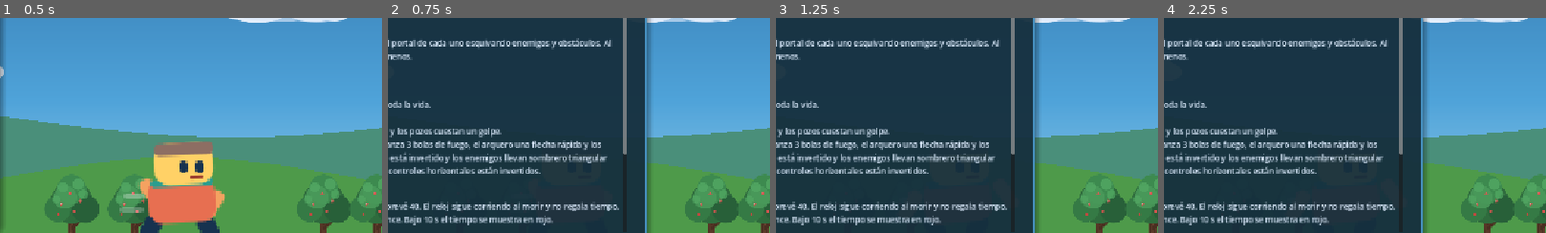
Above: before the commit, frames 1-4 (left to right).
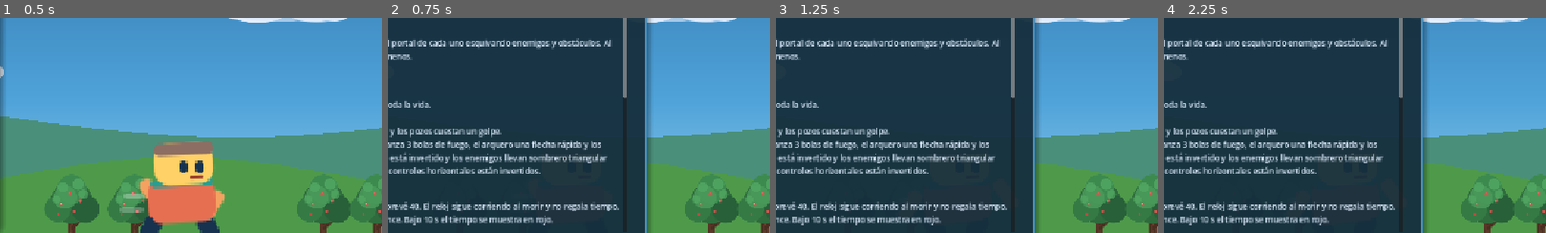
Above: after the commit, the same moments.

Repository: francoNicolasAlvarez/Plataformero_editable
Game: Godot game, scene res://scenes/ui/main_menu.tscn
Same seed, same stepped clock (60 frames per second), same inputs: the game is played once before the commit and once after it.
Inputs:
- Up to frame 1 (0.5 s): no input
- Up to frame 2 (0.75 s): click "CÓMO JUGAR" at 0.5 s
- Up to frame 3 (1.25 s): no input
- Up to frame 4 (2.25 s): click "VOLVER" at 1.25 s; click "CÓMO JUGAR" at 2 s
The pictures show only the part of the screen within x 50-100%, y 36-86%; the shares and areas given below are measured in that part.

Frame 1 is identical in both runs. In frame 2, 0.3% of the frame differs, in the area x 61-63%, y 36-64%; in frame 3, 0.3%; in frame 4, 0.3%.

Commit message:
Mundo 6: sonidos propios e instrucciones de botones, objetos y salidas
Co-Authored-By: Claude Sonnet 5.5 <noreply@anthropic.com>

Diff:
--- a/scenes/ui/main_menu.tscn
+++ b/scenes/ui/main_menu.tscn
@@ -293,6 +293,25 @@
 Caer rápido: mantén Abajo o S en el aire para caer al instante."
 autowrap_mode = 3
 
+[node name="FortressTitle" type="Label" parent="InstructionsPanel/PanelMargin/VBox/Scroll/Content"]
+layout_mode = 2
+theme_override_colors/font_color = Color(1, 0.827451, 0.247059, 1)
+theme_override_font_sizes/font_size = 14
+text = "FORTALEZA: BOTONES, OBJETOS Y SALIDAS"
+
+[node name="FortressText" type="Label" parent="InstructionsPanel/PanelMargin/VBox/Scroll/Content"]
+layout_mode = 2
+custom_minimum_size = Vector2(700, 0)
+theme_override_colors/font_color = Color(0.87, 0.93, 1, 1)
+theme_override_font_sizes/font_size = 12
+text = "Botones y palancas: el botón de suelo se activa cayendo sobre él (hay que saltar). Abren puentes levadizos y rastrillos, y quitan el escudo cian a los enemigos de su canal.
+Objetos: al tocarlos los agarras y los llevas sobre la cabeza. Caja: Abajo en el suelo la deja como peldaño. Roca: Ctrl la lanza y derriba enemigos sin escudo. Resorte: tus 3 siguientes saltos son más altos.
+Gravedad: en las zonas violetas caes hacia arriba y caminas por el techo.
+Cañones y catapultas: el cañón avisa antes de disparar; la catapulta marca en el suelo dónde caerá la roca.
+Salida bloqueada: algunos niveles cierran el portal hasta reunir las llaves, activar los interruptores o derrotar a todos los enemigos; el progreso aparece sobre el portal.
+Si sales de la pantalla visible mueres."
+autowrap_mode = 3
+
 [node name="BackButton" type="Button" parent="InstructionsPanel/PanelMargin/VBox"]
 custom_minimum_size = Vector2(0, 42)
 layout_mode = 2
--- a/scripts/audio/sfx.gd
+++ b/scripts/audio/sfx.gd
@@ -136,6 +136,18 @@
 			stream = _sweep(95.0, 35.0, 0.35, 0.8, true)
 		"portal":
 			stream = _sequence([523.0, 659.0, 784.0, 1046.0], 0.1, 0.5)
+		"button":
+			stream = _sequence([196.0, 147.0], 0.07, 0.8)
+		"grab":
+			stream = _sequence([392.0, 523.0], 0.05, 0.55)
+		"throw":
+			stream = _sweep(500.0, 160.0, 0.14, 0.5, true)
+		"cannon":
+			stream = _sweep(120.0, 38.0, 0.28, 0.9, true)
+		"unlock":
+			stream = _sequence([784.0, 988.0, 1318.0], 0.07, 0.5)
+		"gravity":
+			stream = _sweep(200.0, 700.0, 0.3, 0.45)
 		"ui":
 			stream = _sweep(660.0, 660.0, 0.04, 0.9)
 		"ui_confirm":
--- a/scripts/world/catapult.gd
+++ b/scripts/world/catapult.gd
@@ -81,7 +81,7 @@
 	boulder.velocity = Vector2(direction * cos(LAUNCH_ANGLE), -sin(LAUNCH_ANGLE)) * launch_speed(origin, target)
 	get_parent().add_child(boulder)
 	boulder.global_position = origin
-	Sfx.play("bomb", -10.0)
+	Sfx.play("cannon", -10.0)
 
 
 func _draw() -> void:
--- a/scripts/world/floor_button.gd
+++ b/scripts/world/floor_button.gd
@@ -24,6 +24,10 @@
 		return
 	_timer = reset_after
 	super.activate()
+
+
+func _sound_name() -> String:
+	return "button"
 
 
 func _accepts(player: Player) -> bool:
--- a/scripts/world/grab_item.gd
+++ b/scripts/world/grab_item.gd
@@ -109,7 +109,7 @@
 	collision_layer = 0
 	_hint.text = _hint_text()
 	_hint.visible = true
-	Sfx.play("ui", -6.0)
+	Sfx.play("grab", -6.0)
 
 
 func _hint_text() -> String:
@@ -164,7 +164,7 @@
 	velocity = Vector2(THROW_SPEED.x * float(player.facing()), THROW_SPEED.y * gsign)
 	global_position = player.global_position + Vector2(float(player.facing()) * 22.0, -26.0 * gsign)
 	_shape.set_deferred("disabled", false)
-	Sfx.play("jump", -10.0)
+	Sfx.play("throw", -8.0)
 	return true
 
 
--- a/scripts/world/gravity_zone.gd
+++ b/scripts/world/gravity_zone.gd
@@ -19,7 +19,7 @@
 	if player != null:
 		_original = player.inverted_gravity
 		_set_inverted(player, not _original)
-		Sfx.play("portal", -12.0)
+		Sfx.play("gravity", -10.0)
 
 
 func _on_player_exited() -> void:
--- a/scripts/world/key_pickup.gd
+++ b/scripts/world/key_pickup.gd
@@ -32,7 +32,7 @@
 	if body is Player and not is_collected:
 		is_collected = true
 		Fx.make_burst(get_parent(), global_position, Color(1.0, 0.85, 0.3, 0.95))
-		Sfx.play("ui_confirm", -4.0)
+		Sfx.play("unlock", -4.0)
 		visible = false
 		set_deferred("monitoring", false)
 		collected.emit(self)
--- a/scripts/world/lever_switch.gd
+++ b/scripts/world/lever_switch.gd
@@ -61,6 +61,11 @@
 		activate()
 
 
+## Sonido al activarse (los botones usan otro).
+func _sound_name() -> String:
+	return "ui"
+
+
 ## Las subclases (p. ej. `FloorButton`) pueden exigir otra condición.
 func _accepts(_player: Player) -> bool:
 	return true
@@ -79,7 +84,7 @@
 		return
 	is_on = true
 	_apply_visual(true)
-	Sfx.play("ui", -4.0)
+	Sfx.play(_sound_name(), -4.0)
 	activated.emit(self)
 
 
--- a/scripts/world/wall_cannon.gd
+++ b/scripts/world/wall_cannon.gd
@@ -42,7 +42,7 @@
 	projectile.lifetime = 4.0
 	if projectile.has_method("use_sentry_style"):
 		projectile.use_sentry_style()
-	Sfx.play("bomb", -10.0)
+	Sfx.play("cannon", -8.0)
 	Fx.make_burst(get_parent(), global_position + Vector2(direction * 36.0, 0.0), Color(1.0, 0.6, 0.2, 0.9))
 
 
--- a/tests/world6_smoke_test.gd
+++ b/tests/world6_smoke_test.gd
@@ -14,6 +14,7 @@
 
 
 func _run() -> void:
+	await _test_pendings()
 	await _test_registry()
 	await _test_level_26()
 	await _test_items_and_gravity()
@@ -54,6 +55,13 @@
 	player.global_position = position
 	player.velocity = Vector2.ZERO
 	await _wait_physics(3)
+
+
+func _test_pendings() -> void:
+	for sound in ["button", "grab", "throw", "cannon", "unlock", "gravity"]:
+		_check(Sfx._get_sound(sound) != null and Sfx._get_sound(sound) != Sfx._get_sound("nope"), "sonido propio: %s" % sound)
+	var scene_text := FileAccess.get_file_as_string("res://scenes/ui/main_menu.tscn")
+	_check(scene_text.contains("FortressText") and scene_text.contains("botón de suelo") and scene_text.contains("Resorte") and scene_text.contains("llaves"), "instrucciones: explican botones, objetos y llaves")
 
 
 func _test_registry() -> void:
Not shown, changed: AGENTS.md
